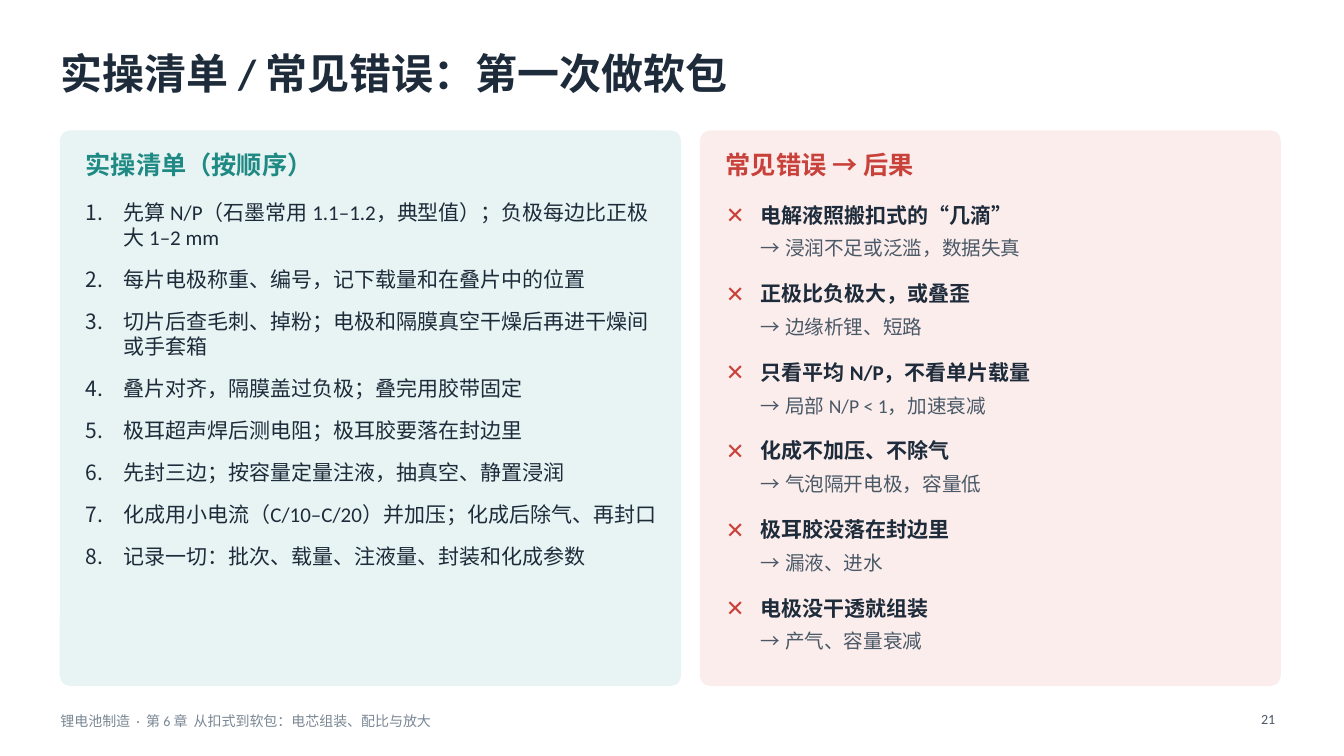
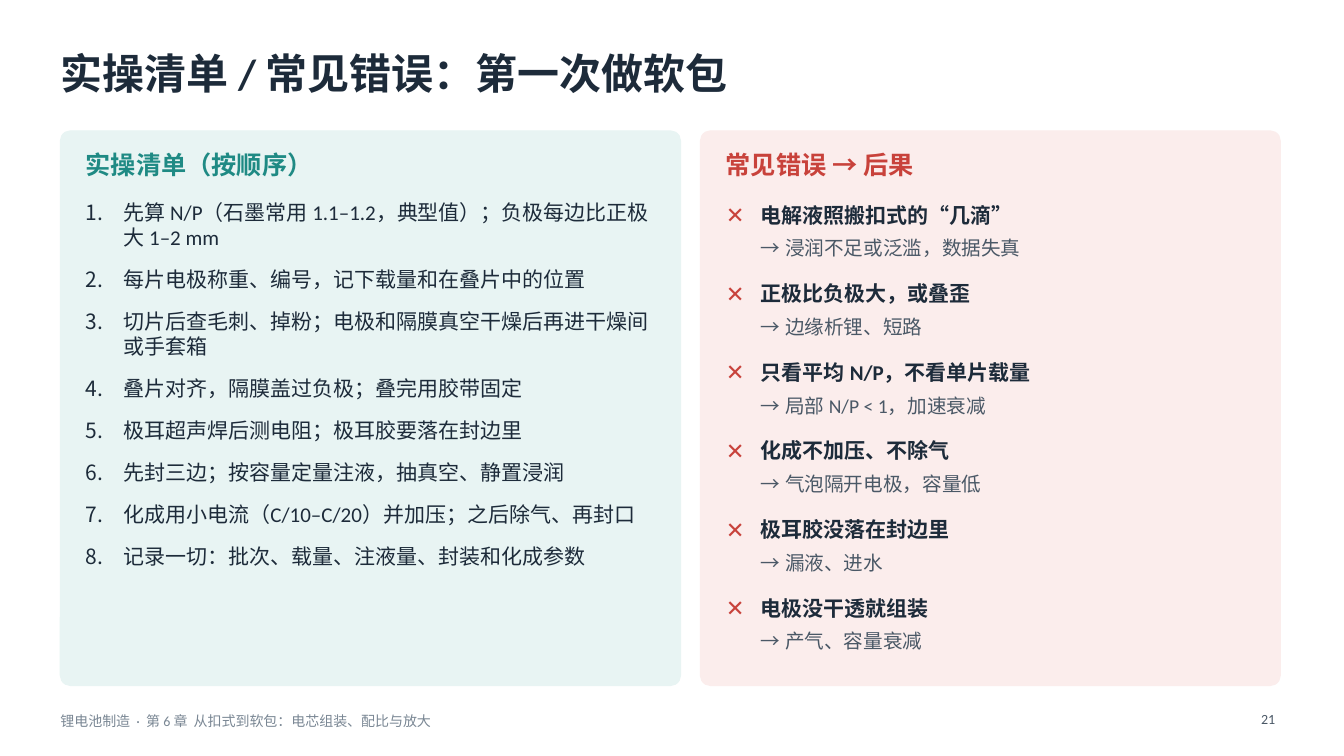
Before and after one commit to zhaoyuw44-lang/Trash, a slide deck: slide 21 of slides/decks/batmfg/batmfg_ch6.pptx. Drawn at 1344x756 pixels with LibreOffice and Linux fonts; fonts in the diff are those of the drawing. Boxes give left, top, right and bottom in pixels: in the first picture for what was removed or moved away, otherwise in the second. Text is boxed around its words. In the diff, an @@ line names an element or a change of style, - is before the commit and + after.

```diff
--- a/slides/decks/batmfg/batmfg_ch6.pptx
+++ b/slides/decks/batmfg/batmfg_ch6.pptx
@@ text at (x1=123, y1=504, x2=635, y2=525): text changed @@
-7. 化成用小电流（C/10–C/20）并加压；化成后除气、再封口
+7. 化成用小电流（C/10–C/20）并加压；之后除气、再封口
```
Also in this commit, not shown: 9 other files.
